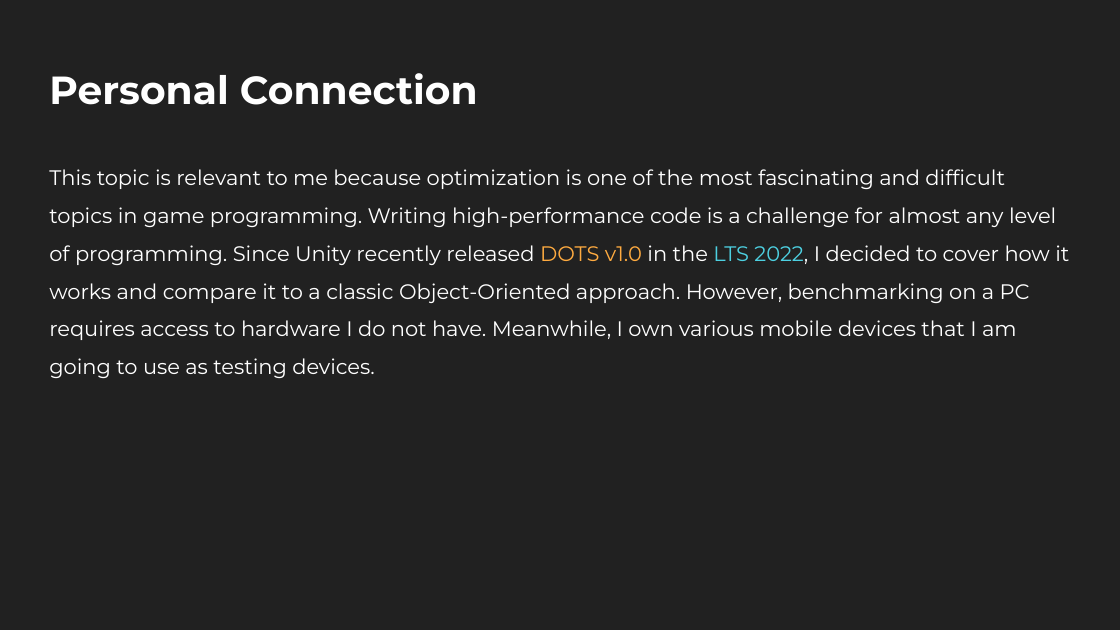
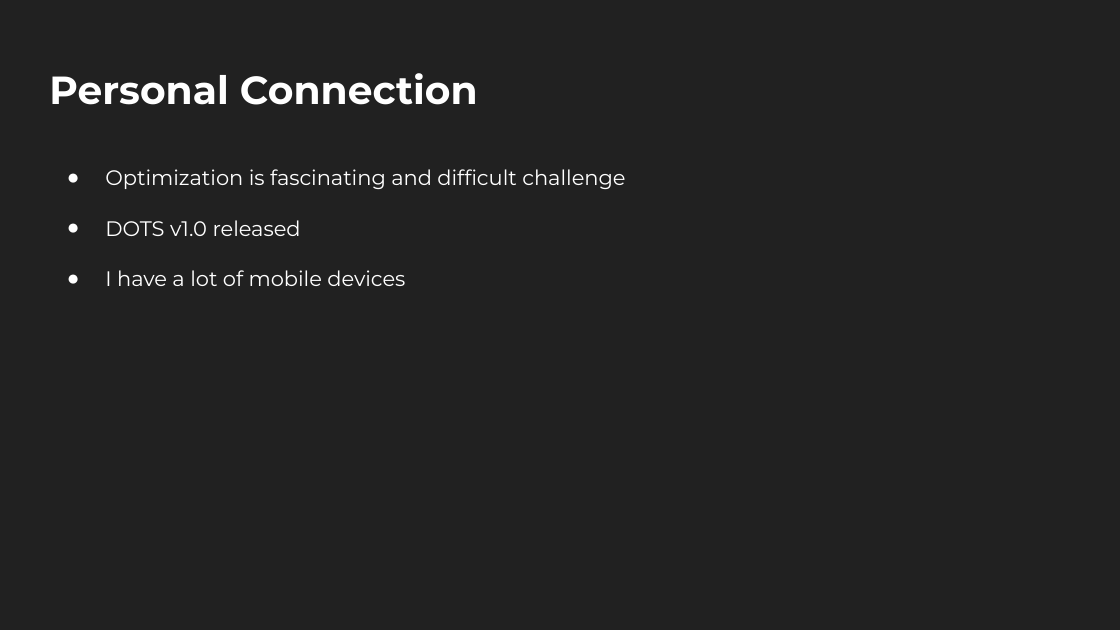
Before and after one commit to psikh286/Mobile_DOTSvsOOP, a slide deck: slide 4 of Proposal/ba_proposal_presentation.pptx. Drawn at 1120x630 pixels with LibreOffice and Linux fonts; fonts in the diff are those of the drawing. Boxes give left, top, right and bottom in pixels: in the first picture for what was removed or moved away, otherwise in the second. Text is boxed around its words. In the diff, an @@ line names an element or a change of style, - is before the commit and + after.

```diff
--- a/Proposal/ba_proposal_presentation.pptx
+++ b/Proposal/ba_proposal_presentation.pptx
@@ text at <box>105,169,625,286</box>: text changed @@
-This topic is relevant to me because optimization is one of the most fascinating and difficult topics in game programming. Writing high-performance code is a challenge for almost any level of programming. Since Unity recently released DOTS v1.0 in the LTS 2022, I decided to cover how it works and compare it to a classic Object-Oriented approach. However, benchmarking on a PC requires access to hardware I do not have. Meanwhile, I own various mobile devices that I am going to use as testing devices.
+● Optimization is fascinating and difficult challenge
+● DOTS v1.0 released
+● I have a lot of mobile devices
```
Also in this commit, not shown: 2 other slides changed, 1 other file.
